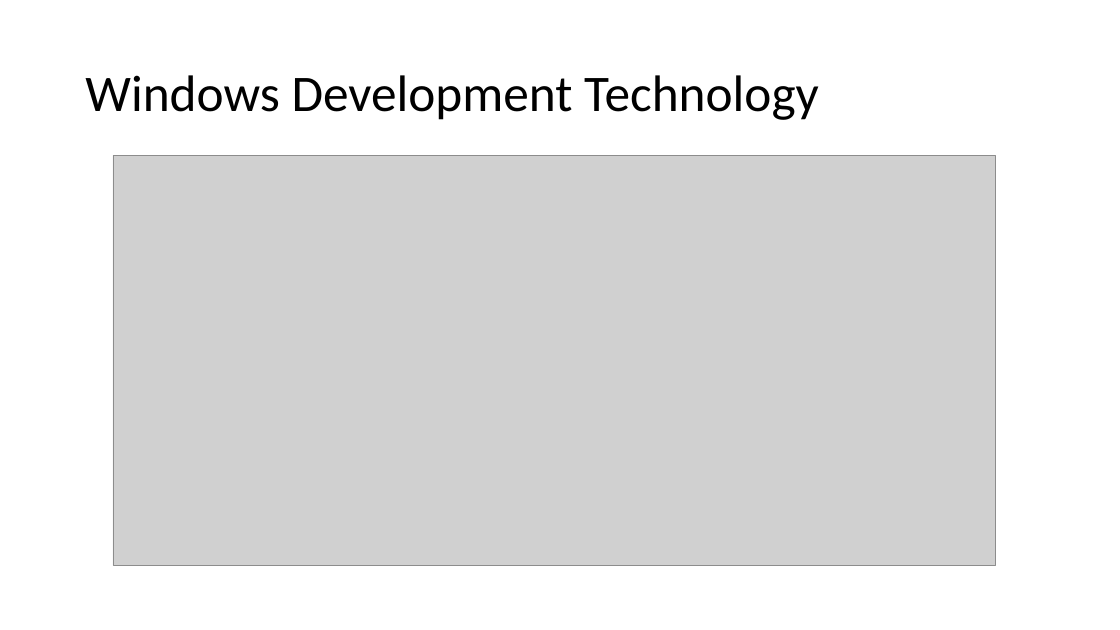
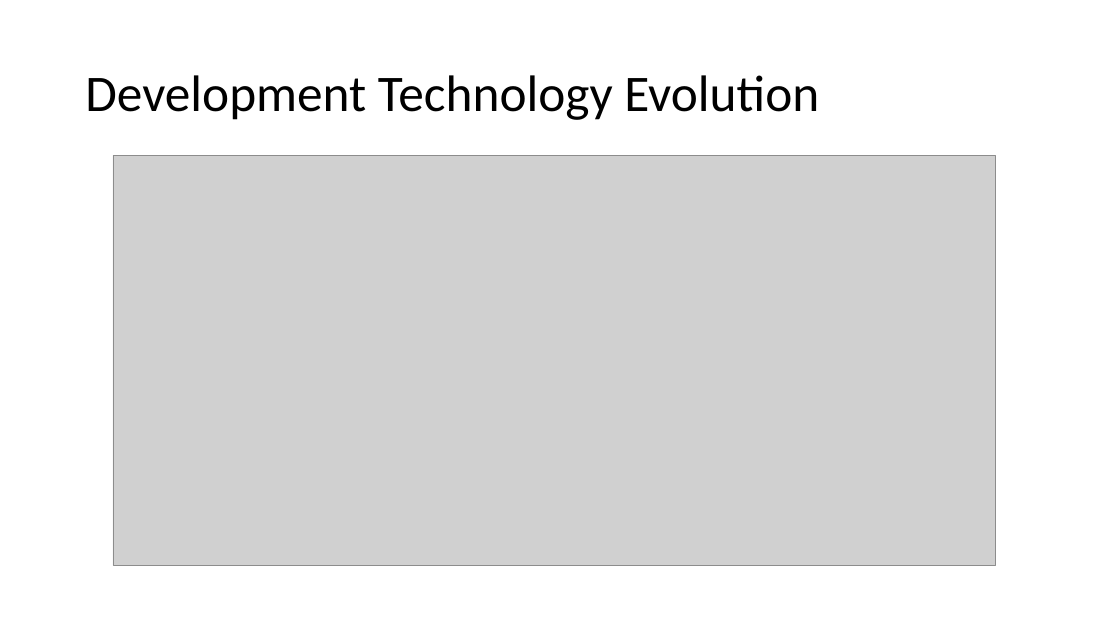
Before and after one commit to aniiiib/StudyNotes, a slide deck: slide 17 of Howto - Programming Modern Windows.pptx (slide 15 before the commit). Drawn at 1120x630 pixels with LibreOffice and Linux fonts; fonts in the diff are those of the drawing; grey boxes stand for pictures. Boxes give left, top, right and bottom in pixels: in the first picture for what was removed or moved away, otherwise in the second. Text is boxed around its words. In the diff, an @@ line names an element or a change of style, - is before the commit and + after.

```diff
--- a/Howto - Programming Modern Windows.pptx
+++ b/Howto - Programming Modern Windows.pptx
@@ title at [85, 75, 819, 120]: text changed @@
-Windows Development Technology
+Development Technology Evolution
```
Also in this commit, not shown: 6 other slides changed, 2 slides added.
